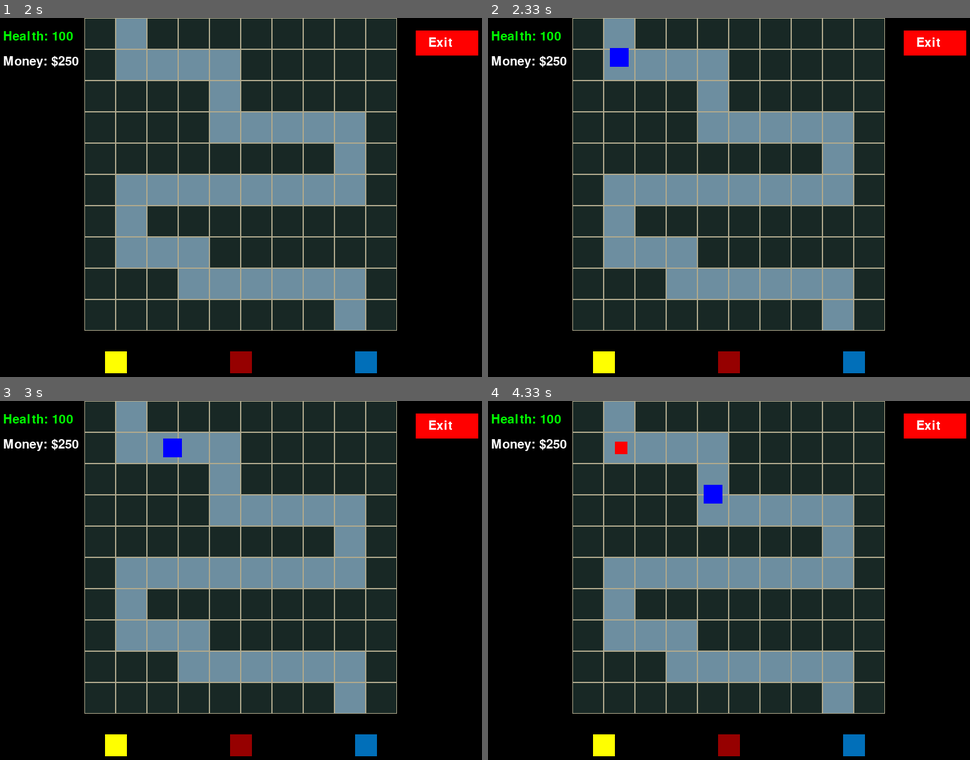
Above: before the commit, frames 1-4 (two rows, left to right).
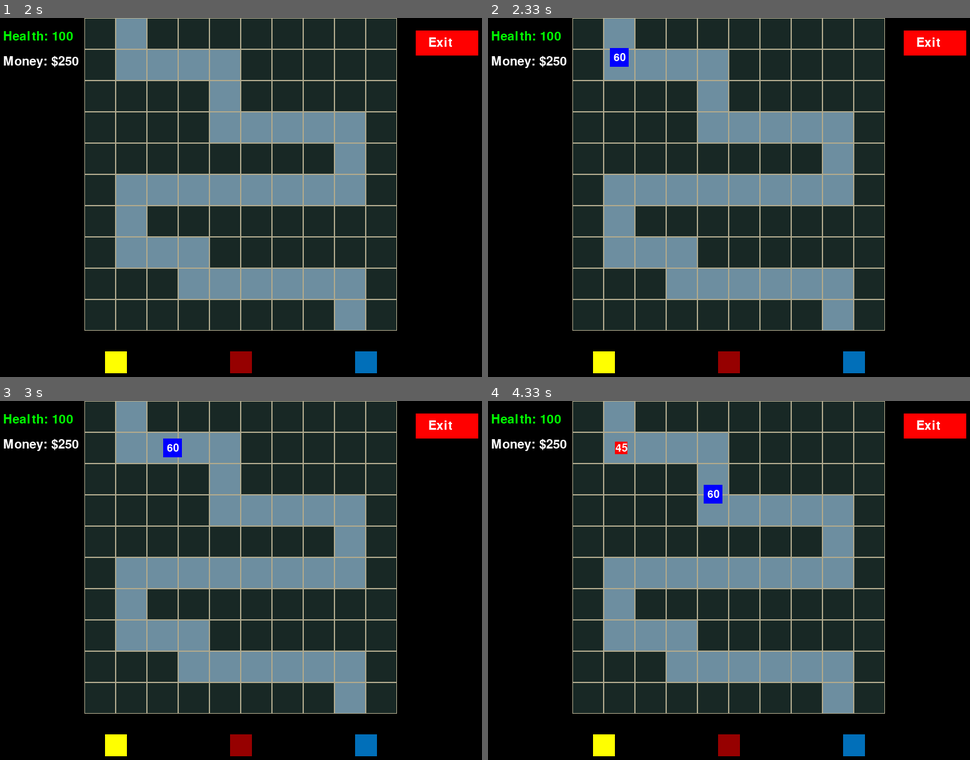
Above: after the commit, the same moments.

Repository: JasonGeppelt/PyGame-Tower-Defense
Game: pygame game, started from main.py
Same seed, same stepped clock (60 frames per second), same inputs: the game is played once before the commit and once after it.
Inputs (mouse positions are in pixels of both pictures, inside the frame that each line leads up to):
- Up to frame 1 (2 s): click (241, 175) at 0.38 s
- Up to frame 2 (2.33 s): no input
- Up to frame 3 (3 s): no input
- Up to frame 4 (4.33 s): no input

Frame 1 is identical in both runs. In frame 2, less than 0.1% of the frame differs, in the area x 26-29%, y 9-13%; in frame 3, less than 0.1%; in frame 4, less than 0.1%, in the area x 26-48%, y 11-28%.

Commit message:
updated projectiles

Diff:
--- a/draw.py
+++ b/draw.py
@@ -19,18 +19,32 @@
             # Draw cell borders
             pygame.draw.rect(screen, colors['khaki'], rect, 1)
 
-def draw_tower_choices(screen):
-    tower1 = Tower1(SCREEN_WIDTH * (1/4) - Tower1.width // 2, (GRID_ROWS * CELL_SIZE + SCREEN_HEIGHT) // 2 - Tower1.height // 2)
-    tower2 = Tower2(SCREEN_WIDTH * (2/4) - Tower2.width // 2, (GRID_ROWS * CELL_SIZE + SCREEN_HEIGHT) // 2 - Tower2.height // 2)
-    tower3 = Tower3(SCREEN_WIDTH * (3/4) - Tower3.width // 2, (GRID_ROWS * CELL_SIZE + SCREEN_HEIGHT) // 2 - Tower3.height // 2)
+def draw_tower_choices(screen, player_money, selected_tower_num=None):
+    # Initialize towers in a loop
+    towers = [
+        Tower1(SCREEN_WIDTH * (1/4) - Tower1.width // 2, (GRID_ROWS * CELL_SIZE + SCREEN_HEIGHT) // 2 - Tower1.height // 2),
+        Tower2(SCREEN_WIDTH * (2/4) - Tower2.width // 2, (GRID_ROWS * CELL_SIZE + SCREEN_HEIGHT) // 2 - Tower2.height // 2),
+        Tower3(SCREEN_WIDTH * (3/4) - Tower3.width // 2, (GRID_ROWS * CELL_SIZE + SCREEN_HEIGHT) // 2 - Tower3.height // 2)
+    ]
 
-    tower1_choice = pygame.draw.rect(screen, tower1.color, tower1.rect)
-    tower2_choice = pygame.draw.rect(screen, tower2.color, tower2.rect)
-    tower3_choice = pygame.draw.rect(screen, tower3.color, tower3.rect)
+    tower_choices = []
 
-    return tower1_choice, tower2_choice, tower3_choice
+    for i, tower in enumerate(towers, start=1):
+        # Draw the selected tower indicator if there is one and the player can place
+        if selected_tower_num == i and player_money >= tower.cost:
+            indicator_rect = pygame.Rect(
+                tower.rect.x - 5, tower.rect.y - 5,
+                tower.width + 10, tower.height + 10
+            )
+            pygame.draw.rect(screen, colors['green'], indicator_rect, 2)
 
-def draw_enemies(time_since_last_enemy, enemy_list, x, y, enemy_instructions, active_enemy_list, screen):
+        # Draw tower choice
+        tower_choice = pygame.draw.rect(screen, tower.color, tower.rect)
+        tower_choices.append(tower_choice)
+
+    return tuple(tower_choices)
+
+def draw_enemies(time_since_last_enemy, enemy_list, x, y, enemy_instructions, active_enemy_list, screen, enemy_font):
     current_time = pygame.time.get_ticks()
     time_elapsed = current_time - time_since_last_enemy
 
@@ -49,22 +63,48 @@
         enemy.move()
         pygame.draw.rect(screen, enemy.color, enemy.rect)
 
+        # Render enemy health
+        health_text = enemy_font.render(str(enemy.health), True, colors['white'])
+        text_rect = health_text.get_rect(center=enemy.rect.center)
+        screen.blit(health_text, text_rect)
+
     return time_since_last_enemy
 
-def draw_ui(screen, exit_button, SCREEN_WIDTH, font, player_money, player_health):
+def draw_ui(screen, exit_button, SCREEN_WIDTH, UI_font, player_money, player_health):
     # Display health
-    health_text = font.render("Health: {}".format(player_health), True, colors['green'])
+    if player_health < 0:
+        player_health = 0
+    health_text = UI_font.render("Health: {}".format(player_health), True, colors['green'])
     screen.blit(health_text, (20, 20))
 
     # Display money
-    money_text = font.render("Money: ${}".format(player_money), True, colors['white'])
+    money_text = UI_font.render("Money: ${}".format(player_money), True, colors['white'])
     screen.blit(money_text, (20, 60))
 
     # Draw exit button
     pygame.draw.rect(screen, colors['red'], exit_button)
-    exit_text = font.render("Exit", True, colors['white'])
+    exit_text = UI_font.render("Exit", True, colors['white'])
     screen.blit(exit_text, (SCREEN_WIDTH - 100, 30))
 
 def draw_active_towers(active_towers, screen):
     for tower in active_towers:
-        pygame.draw.rect(screen, tower.color, tower.rect)
+        tower.draw(screen)
+
+def flash_screen_red(screen, alpha):
+    flash_surface = pygame.Surface((SCREEN_WIDTH, SCREEN_HEIGHT))
+    flash_surface.set_alpha(alpha)
+    flash_surface.fill(colors["red"])  # Red color
+    screen.blit(flash_surface, (0, 0))
+
+def game_over(screen, font):
+    game_over_text = font.render("Game Over!", True, colors['white'])
+    text_rect = game_over_text.get_rect(center=(SCREEN_WIDTH // 2, SCREEN_HEIGHT // 2))
+    screen.blit(game_over_text, text_rect)
+    pygame.display.flip()
+
+    # Wait for player to acknowledge game over
+    waiting = True
+    while waiting:
+        for event in pygame.event.get():
+            if event.type == pygame.QUIT or (event.type == pygame.MOUSEBUTTONDOWN and event.button == 1):
+                waiting = False
--- a/enemy.py
+++ b/enemy.py
@@ -8,6 +8,8 @@
         self.current_direction = None
         self.distance_moved = 0
         self.target_distance = CELL_SIZE  # Set the desired distance to move
+        self.has_reached_end = False
+        self.ending_movement = 50  # Move out of map after reaching end coord
 
     def move(self):
         if self.instructions:
@@ -43,19 +45,39 @@
                 # Set the current direction and reset the distance moved
                 self.current_direction = instruction
                 self.distance_moved = 0
-        else:
-            self.current_direction = None
+
+        elif not self.has_reached_end:
+            # Enemy has finished following instructions but has not yet started extra movement
+            self.has_reached_end = True
+            self.ending_movement = 50  # Set the extra movement distance
+
+        elif self.ending_movement > 0:
+            # Continue moving in the last direction
+            if self.current_direction == "r":
+                self.rect.x += self.speed
+            elif self.current_direction == "l":
+                self.rect.x -= self.speed
+            elif self.current_direction == "u":
+                self.rect.y -= self.speed
+            elif self.current_direction == "d":
+                self.rect.y += self.speed
+
+            # Decrement the remaining movement distance
+            self.ending_movement -= self.speed
+
+    def is_done(self):
+        # Enemy is done when it has finished the ending movement
+        return self.ending_movement <= 0
 
 class BasicEnemy(Enemy):
+    font_size = 20
     width, height = 30, 30
     color = colors['blue']
-    health = 10
-    damage = 2
+    health = 60
     speed = 2
 
 class AdvancedEnemy(Enemy):
     width, height = 20, 20
     color = colors['red']
-    health = 20
-    damage = 5
+    health = 45
     speed = 3
--- a/level.py
+++ b/level.py
@@ -1,5 +1,6 @@
 from enemy import BasicEnemy, AdvancedEnemy
 
+# Pathfinder for enemies. Maybe should go somewhere else, but this file is the only place it is called
 def find_path(maze, start, end):
     def is_valid(x, y):
         return 0 <= x < len(maze) and 0 <= y < len(maze[0]) and maze[x][y] == 0
@@ -47,15 +48,24 @@
     # Define maps for other levels here
 }
 
-level_enemy_instructions = {
-    1: find_path(level_maps.get(1, []), (0, 1), (9, 9)),
-    2: find_path(level_maps.get(2, []), (0, 1), (9, 8))
-    # Define paths for other levels here
-}
-
 level_enemy_lists = {
     1: [BasicEnemy, BasicEnemy, BasicEnemy, AdvancedEnemy, BasicEnemy],
     2: [BasicEnemy, AdvancedEnemy, AdvancedEnemy, BasicEnemy, BasicEnemy, AdvancedEnemy,
         BasicEnemy, AdvancedEnemy, BasicEnemy]
     # Define lists for other levels here
 }
+
+start_end_coords = {
+    1: [(0, 1), (9, 9)],
+    2: [(0, 1), (9, 8)]
+    # Define the start and end coords for other levels here
+}
+
+def get_level_map(level) :
+    return level_maps[level]
+
+def get_enemy_instructions(level):
+    return find_path(level_maps[level], start_end_coords[level][0], start_end_coords[level][1])
+
+def get_enemy_list(level):
+    return level_enemy_lists[level]
--- a/main.py
+++ b/main.py
@@ -1,9 +1,9 @@
 import pygame
 import sys
-from settings import SCREEN_WIDTH, SCREEN_HEIGHT, FPS, CELL_SIZE, GRID_COLUMNS, colors, STARTING_HEALTH, STARTING_MONEY
-from level import level_enemy_lists, level_enemy_instructions, level_maps
-from draw import draw_grid, draw_tower_choices, draw_enemies, draw_ui, draw_active_towers
-from interaction import handle_mouse_click
+from settings import SCREEN_WIDTH, SCREEN_HEIGHT, FPS, CELL_SIZE, GRID_COLUMNS, STARTING_HEALTH, STARTING_MONEY, colors
+from level import get_enemy_instructions, get_enemy_list, get_level_map
+from draw import draw_grid, draw_tower_choices, draw_enemies, draw_ui, draw_active_towers, flash_screen_red, game_over
+from user_interaction import handle_mouse_click
 
 pygame.init()
 
@@ -19,11 +19,12 @@
 
 # Grid elements
 grid_start_x, grid_start_y = ((SCREEN_WIDTH // 2) - (GRID_COLUMNS // 2) * CELL_SIZE), 0
-grid = level_maps.get(current_level, [])
+grid = get_level_map(current_level)
 
 # Enemy elements
-enemy_list = level_enemy_lists.get(current_level, [])
-enemy_instructions = level_enemy_instructions.get(current_level, [])
+enemy_font = pygame.font.Font(None, 25)
+enemy_list = get_enemy_list(current_level)
+enemy_instructions = get_enemy_instructions(current_level)
 active_enemy_list = []
 time_since_last_enemy = pygame.time.get_ticks()
 
@@ -31,7 +32,8 @@
 active_towers = []
 
 # UI elements
-font = pygame.font.Font(None, 30) # i tried to move this to settings.py, but it wouldnt work
+UI_font = pygame.font.Font(None, 30) # i tried to move this to settings.py, but it wouldnt work
+gameover_font = pygame.font.Font(None, 70)
 exit_button = pygame.Rect(SCREEN_WIDTH - 120, 20, 100, 40)
 player_health = STARTING_HEALTH
 player_money = STARTING_MONEY
@@ -50,18 +52,41 @@
         if event.type == pygame.MOUSEBUTTONDOWN and event.button == 1:
                 mouse_x, mouse_y = pygame.mouse.get_pos()
                 selected_tower, active_towers, player_money = handle_mouse_click(mouse_x, mouse_y, selected_tower, grid_start_x,
-                                                                                grid_start_y, grid, exit_button, tower1_choice,
-                                                                                tower2_choice, tower3_choice, active_towers, player_money)
+                                                                                grid_start_y, grid, exit_button, tower_choices, active_towers, player_money)
 
     screen.fill(colors['black'])
 
+    # Draw grid, tower choices, and UI
     draw_grid(current_level, grid_start_x, grid_start_y, screen)
-    tower1_choice, tower2_choice, tower3_choice = draw_tower_choices(screen)
+    tower_choices = draw_tower_choices(screen, player_money, selected_tower)
+    draw_ui(screen, exit_button, SCREEN_WIDTH, UI_font, player_money, player_health)
+
+    # Check for game over condition after updating health on screen
+    if player_health <= 0:
+        game_over(screen, gameover_font)
+        running = False
+
+    # Update and draw enemies
     time_since_last_enemy = draw_enemies(time_since_last_enemy, enemy_list, grid_start_x,
-                                         grid_start_y, enemy_instructions, active_enemy_list, screen)
+                                         grid_start_y, enemy_instructions, active_enemy_list, screen, enemy_font)
+
+    # Draw active towers
     draw_active_towers(active_towers, screen)
-    draw_ui(screen, exit_button, SCREEN_WIDTH, font, player_money, player_health)
 
+    # Tower-Enemy interaction logic
+    for tower in active_towers:
+        tower.update()
+        tower.attack_enemies(active_enemy_list)
+
+    # Check for defeated or succsesful enemies update the list and player health
+    for enemy in active_enemy_list:
+        if enemy.health <= 0 or enemy.is_done():
+            if enemy.is_done():
+                player_health -= enemy.health  # Reduce player health if enemy is done
+                flash_screen_red(screen, 150)
+            active_enemy_list.remove(enemy)
+
+    # Render updates
     pygame.display.flip()
 
     clock.tick(FPS)
--- /dev/null
+++ b/projectile.py
@@ -0,0 +1,27 @@
+import pygame
+
+class Projectile:
+    def __init__(self, start_pos, target, color, speed, power):
+        self.pos = pygame.math.Vector2(start_pos)
+        self.target = target
+        self.color = color
+        self.speed = speed
+        self.power = power
+
+    def move(self):
+        # Calculate direction towards the target
+        target_pos = pygame.math.Vector2(self.target.rect.center)
+        direction = (target_pos - self.pos).normalize()
+
+        # Move the projectile
+        self.pos += direction * self.speed
+
+    def draw(self, screen):
+        # Draw the projectile as a small circle
+        pygame.draw.circle(screen, self.color, (int(self.pos.x), int(self.pos.y)), 5)  # Adjust size as needed
+
+    def has_hit(self):
+        if self.pos.distance_to(self.target.rect.center) <= 5:
+            self.target.health -= self.power  # Apply damage to the enemy
+            return True
+        return False
--- a/tower.py
+++ b/tower.py
@@ -1,29 +1,88 @@
 import pygame
-from settings import colors
+from settings import FPS, colors
+from projectile import Projectile
 
 class Tower:
     def __init__(self, x, y):
         self.rect = pygame.Rect(x, y, self.width, self.height)
+        self.cooldown_timer = 0
+        self.active_projectiles = []
 
-    # def attack(self, enemy):
-    #     current_time = pygame.time.get_ticks()
-    #     if current_time - self.last_attack_time >= 1000 / self.attack_speed:
-    #         distance = pygame.math.Vector2(enemy.x - self.x, enemy.y - self.y).length()
-    #         if distance <= self.attack_range:
-    #             enemy.take_damage(self.damage)
-    #             self.last_attack_time = current_time
+    def update(self):
+        # Decrease the cooldown timer if it's above 0
+        if self.cooldown_timer > 0:
+            self.cooldown_timer -= 1
+
+    def attack_enemies(self, enemies):
+        if self.cooldown_timer == 0:  # Check if the tower is ready to attack
+            for enemy in enemies:
+                if self.is_in_range(enemy):
+                    self.fire_projectile(enemy)
+                    self.cooldown_timer = self.get_cooldown()  # Reset the cooldown timer after an attack
+                    break  # Break the loop if the tower has attacked
+
+    def is_in_range(self, enemy):
+        # Calculate the distance between the tower and the enemy
+        distance = pygame.math.Vector2(self.rect.center).distance_to(enemy.rect.center)
+        return distance <= self.range
+
+    def fire_projectile(self, enemy):
+        # Create and add a new projectile targeting the enemy
+        new_projectile = Projectile(self.rect.center, enemy, self.projectile_color, self.projectile_speed, self.projectile_power)
+        self.active_projectiles.append(new_projectile)
+
+    def get_cooldown(self):
+        # Cooldown time based on the tower's attack cooldown
+        return int(FPS / self.cooldown)
+
+    def draw_range(self, screen):
+    # Create a transparent surface
+        transparent_surface = pygame.Surface((self.range * 2, self.range * 2), pygame.SRCALPHA)
+        transparent_surface.fill((0, 0, 0, 0))  # Fill with transparent color
+
+        # Draw a translucent white circle on the transparent surface
+        pygame.draw.circle(transparent_surface, (255, 255, 255, 20), (self.range, self.range), self.range)
+
+        # Blit this transparent surface onto the screen at the tower's position
+        screen.blit(transparent_surface, (self.rect.centerx - self.range, self.rect.centery - self.range))
+
+    def draw(self, screen):
+        # Draw the tower itself
+        self.draw_range(screen)
+        pygame.draw.rect(screen, self.color, self.rect)
+        for projectile in self.active_projectiles[:]:  # Iterate over a copy of the list
+            projectile.move()
+            if projectile.has_hit():
+                self.active_projectiles.remove(projectile)
+            else:
+                projectile.draw(screen)
 
 class Tower1(Tower):
     width, height = 35, 35
     color = colors['yellow']
     cost = 50
+    cooldown = 1
+    range = 100
+    projectile_color = color
+    projectile_speed = 5
+    projectile_power = 6
 
 class Tower2(Tower):
     width, height = 35, 35
     color = colors['dark_red']
-    cost = 100
+    cost = 50
+    cooldown = 1
+    range = 150
+    projectile_color = color
+    projectile_speed = 10
+    projectile_power = 6
 
 class Tower3(Tower):
     width, height = 35, 35
     color = colors['azule']
-    cost = 200
+    cost = 100
+    cooldown = 3
+    range = 75
+    projectile_color = color
+    projectile_speed = 2.5
+    projectile_power = 6
--- a/interaction.py
+++ b/user_interaction.py
@@ -3,18 +3,17 @@
 from settings import CELL_SIZE, GRID_ROWS, GRID_COLUMNS
 from tower import Tower1, Tower2, Tower3
 
-def handle_mouse_click(mouse_x, mouse_y, selected_tower, grid_start_x, grid_start_y, grid, exit_button, tower1_choice, tower2_choice, tower3_choice, active_towers, player_money):
+def handle_mouse_click(mouse_x, mouse_y, selected_tower, grid_start_x, grid_start_y, grid, exit_button, tower_choices, active_towers, player_money):
     if exit_button.collidepoint(mouse_x, mouse_y):
         pygame.quit()
         sys.exit()
 
     # Set selected tower if user clicks on one of the options
-    if tower1_choice.collidepoint(mouse_x, mouse_y):
-        selected_tower = 1
-    if tower2_choice.collidepoint(mouse_x, mouse_y):
-        selected_tower = 2
-    if tower3_choice.collidepoint(mouse_x, mouse_y):
-        selected_tower = 3
+    for index, tower_choice in enumerate(tower_choices, start=1):
+        if tower_choice.collidepoint(mouse_x, mouse_y):
+            selected_tower = index
+            break
+
 
     # Set grid row and column based on where user clicks
     if grid_start_x <= mouse_x <= grid_start_x + GRID_ROWS * CELL_SIZE and grid_start_y <= mouse_y <= grid_start_y + GRID_COLUMNS * CELL_SIZE :
